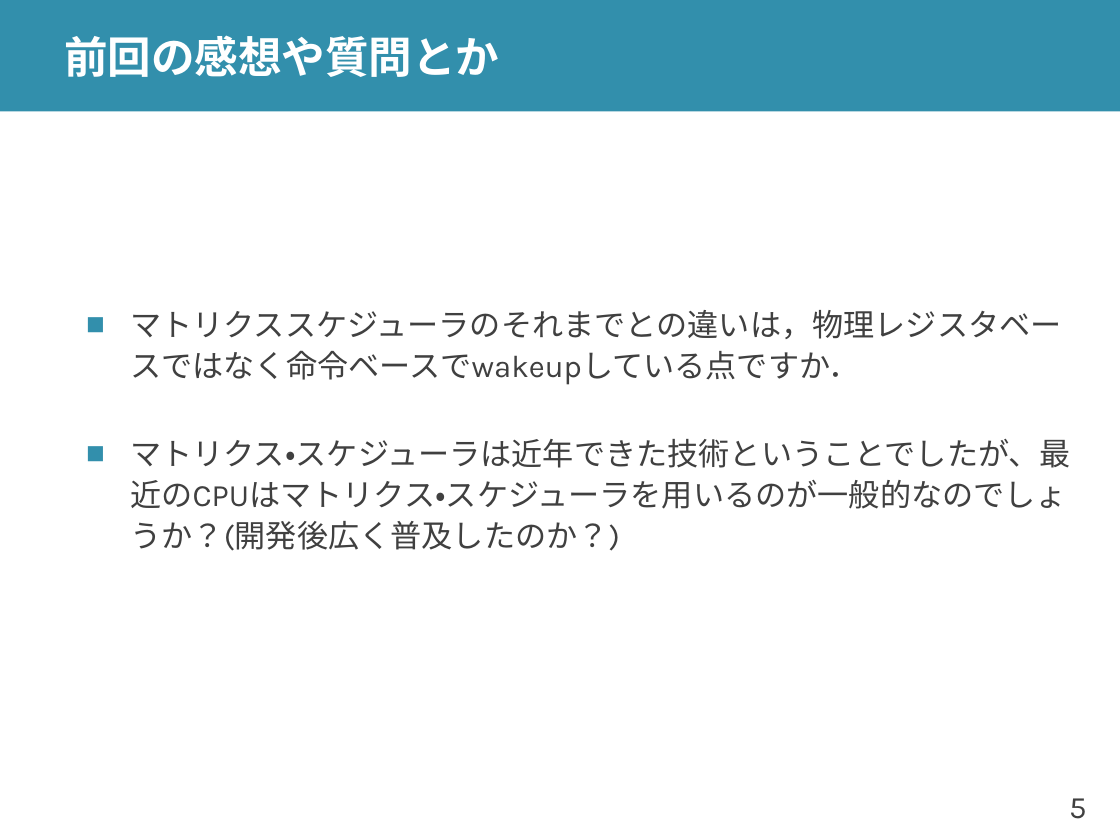
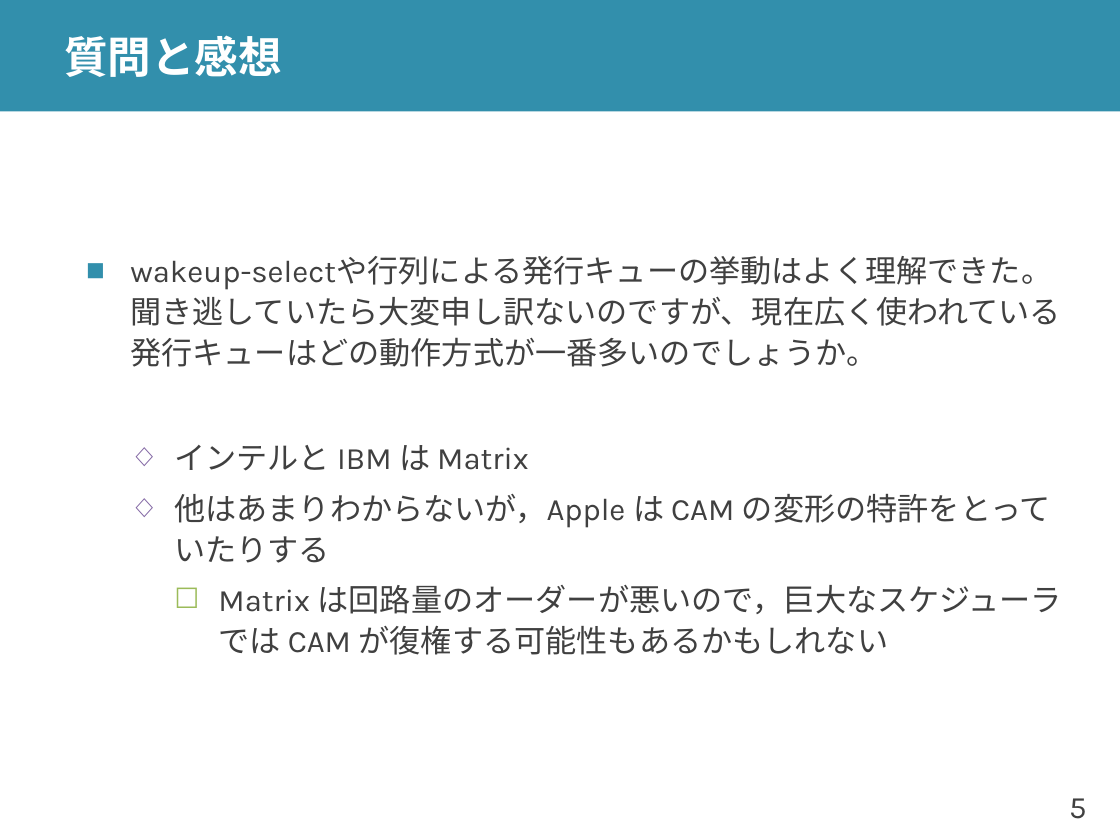
Before and after one commit to shioyadan/advanced-computer-organization, a slide deck: slide 5 of aco-shioya-10.pptx. Drawn at 1120x840 pixels with LibreOffice and Linux fonts; fonts in the diff are those of the drawing. Boxes give left, top, right and bottom in pixels: in the first picture for what was removed or moved away, otherwise in the second. Text is boxed around its words. In the diff, an @@ line names an element or a change of style, - is before the commit and + after.

```diff
--- a/aco-shioya-10.pptx
+++ b/aco-shioya-10.pptx
@@ title at [64,35,282,77]: text changed @@
-前回の感想や質問とか
+質問と感想
@@ text at [130,256,1062,655]: text changed @@
-■ マトリクススケジューラのそれまでとの違いは，物理レジスタベースではなく命令ベースでwakeupしている点ですか．
-■ マトリクス・スケジューラは近年できた技術ということでしたが、最近のCPUはマトリクス・スケジューラを用いるのが一般的なのでしょうか？(開発後広く普及したのか？)
+■ wakeup-selectや行列による発行キューの挙動はよく理解できた。聞き逃していたら大変申し訳ないのですが、現在広く使われている発行キューはどの動作方式が一番多いのでしょうか。
+  ◇ インテルと IBM は Matrix
+  ◇ 他はあまりわからないが，Apple は CAM の変形の特許をとっていたりする
+    ☐ Matrix は回路量のオーダーが悪いので，巨大なスケジューラでは CAM が復権する可能性もあるかもしれない
```
Also in this commit, not shown: 28 other slides changed, 16 slides added, 16 slides removed, 2 other files.
